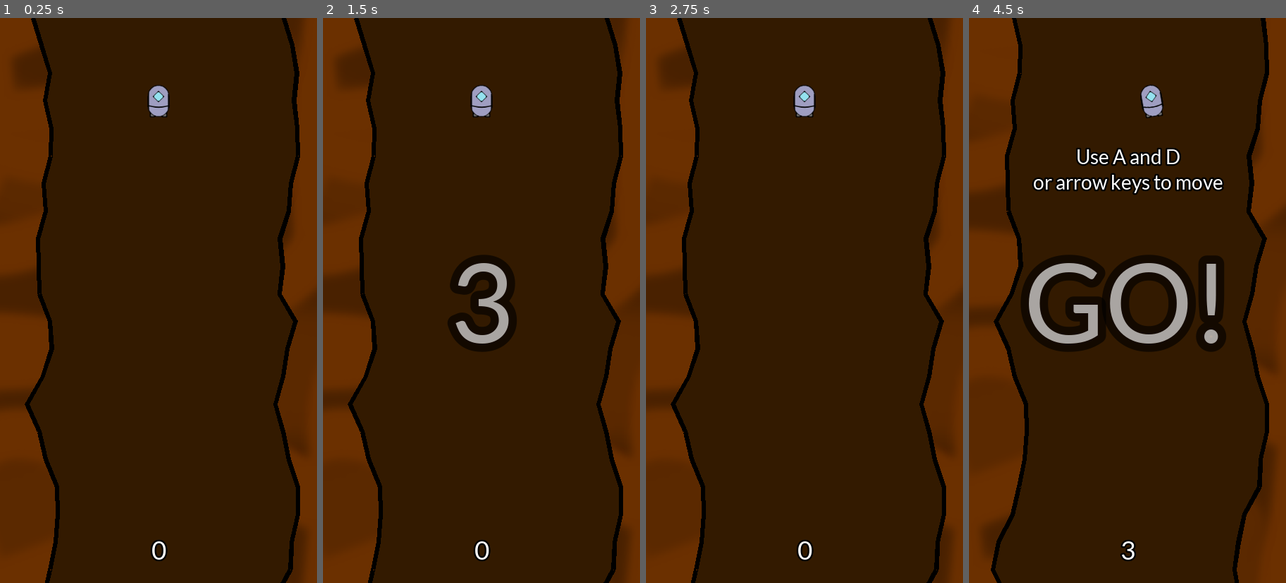
Above: before the commit, frames 1-4 (left to right).
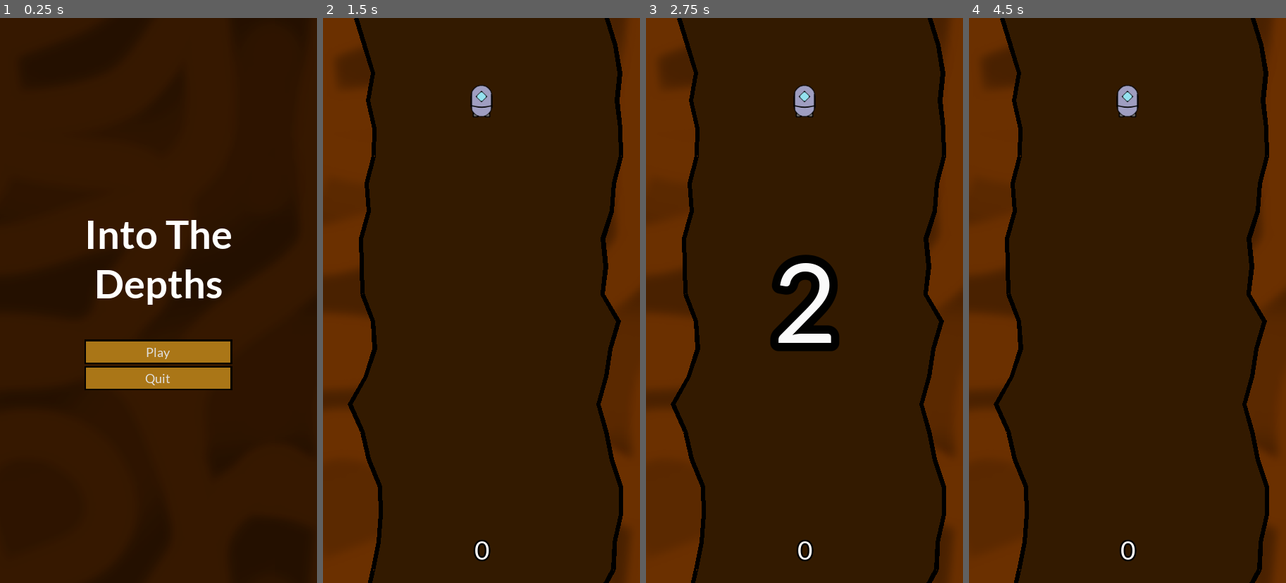
Above: after the commit, the same moments.

Repository: nisovin/IntoTheDepths
Game: Godot game, scene res://main/MainMenu.tscn
Two runs of this game, one before a commit and one after it. Both use one fixed random seed, a clock stepped at 60 frames per second and the inputs below. Before the commit the project starts from res://level/Level.tscn.
Inputs (mouse positions are in pixels of both pictures, inside the frame that each line leads up to):
- Up to frame 1 (0.25 s): no input
- Up to frame 2 (1.5 s): click (481, 351) at 0.5 s, where only the run after the commit has a clickable "Play"; tap Enter at 1.25 s; move the mouse to (551, 272) at 1.27 s; hold D (right) from 1.28 s (still down); hold Shift (fire) from 1.28 s (still down); click (551, 272) at 1.42 s
- Up to frame 3 (2.75 s): move the mouse to (741, 328) at 2.02 s; release D (right) at 2.03 s; release Shift (fire) at 2.03 s; hold A (left) from 2.03 s (still down); tap Space (slow) at 2.1 s
- Up to frame 4 (4.5 s): move the mouse to (1159, 176) at 2.77 s; release A (left) at 2.78 s; hold Shift (fire) 2.78-3.53 s; hold D (right) 2.78-4.28 s; move the mouse to (1111, 413) at 3.52 s; tap Space (slow) at 3.6 s; click (1111, 413) at 3.67 s; move the mouse to (1222, 385) at 4.27 s; hold A (left) from 4.28 s (still down); hold Shift (fire) from 4.28 s (still down)

The runs differ from the first frame. In frame 1, 31% of the frame differs, in the area x 0-100%, y 0-100%; in frame 2, 2.6%; in frame 3, 2.6%; in frame 4, 21%.

Commit message:
Final commit before submission

Diff:
--- a/project/level/Level.gd
+++ b/project/level/Level.gd
@@ -278,7 +278,7 @@
 		new_texture = TEXTURES[next_texture][1]
 		var new_color = TEXTURES[next_texture][2]
 		$Backdrop/Tween.remove_all()
-		$Backdrop/Tween.interpolate_property($Backdrop/ColorRect, "color", $Backdrop/ColorRect.color, new_color, 15, Tween.TRANS_LINEAR, Tween.EASE_IN, 5)
+		$Backdrop/Tween.interpolate_property($Backdrop/ColorRect, "color", $Backdrop/ColorRect.color, new_color, Game.TRANSITION_TIME, Tween.TRANS_LINEAR, Tween.EASE_IN, 5)
 		$Backdrop/Tween.start()
 		next_texture += 1
 		chunks_since_texture_change = 0
@@ -329,7 +329,7 @@
 	Game.first_run = false
 	Game.save_game()
 	yield(get_tree().create_timer(1.5), "timeout")
-	get_tree().change_scene("res://Shop.tscn")
+	get_tree().change_scene("res://main/Shop.tscn")
 
 
 func _on_SpeedUpTimer_timeout():
--- a/project/main/Game.gd
+++ b/project/main/Game.gd
@@ -6,7 +6,8 @@
 const CHUNK_MARGINS = 50
 const CHUNK_X_OFFSET = -(CHUNK_WIDTH - SCREEN_WIDTH) / 2
 const CHANGE_INTERVAL = 50
-const TRANSITION_CHUNKS = 20
+const TRANSITION_CHUNKS = 10
+const TRANSITION_TIME = 10
 const CENTER_CHANGE_VARIANCE = 25
 const WIDTH_NOISE_VARIANCE = 25
 const WIDTH_MIN = 100
@@ -143,3 +144,7 @@
 			a.stream = Sounds[sound]
 			a.play()
 			return
+
+func _unhandled_key_input(event):
+	if event.pressed and event.scancode == KEY_F11:
+		OS.window_fullscreen = not OS.window_fullscreen
--- a/project/project.godot
+++ b/project/project.godot
@@ -11,7 +11,7 @@
 [application]
 
 config/name="Into The Depths"
-run/main_scene="res://level/Level.tscn"
+run/main_scene="res://main/MainMenu.tscn"
 config/use_custom_user_dir=true
 config/custom_user_dir_name="IntoTheDepths"
 config/icon="res://icon.png"
@@ -30,7 +30,7 @@
 [input]
 
 left={
-"deadzone": 0.5,
+"deadzone": 0.25,
 "events": [ Object(InputEventKey,"resource_local_to_scene":false,"resource_name":"","device":0,"alt":false,"shift":false,"control":false,"meta":false,"command":false,"pressed":false,"scancode":65,"unicode":0,"echo":false,"script":null)
 , Object(InputEventKey,"resource_local_to_scene":false,"resource_name":"","device":0,"alt":false,"shift":false,"control":false,"meta":false,"command":false,"pressed":false,"scancode":16777231,"unicode":0,"echo":false,"script":null)
 , Object(InputEventJoypadMotion,"resource_local_to_scene":false,"resource_name":"","device":-1,"axis":0,"axis_value":-1.0,"script":null)
@@ -38,7 +38,7 @@
  ]
 }
 right={
-"deadzone": 0.5,
+"deadzone": 0.25,
 "events": [ Object(InputEventKey,"resource_local_to_scene":false,"resource_name":"","device":0,"alt":false,"shift":false,"control":false,"meta":false,"command":false,"pressed":false,"scancode":68,"unicode":0,"echo":false,"script":null)
 , Object(InputEventKey,"resource_local_to_scene":false,"resource_name":"","device":0,"alt":false,"shift":false,"control":false,"meta":false,"command":false,"pressed":false,"scancode":16777233,"unicode":0,"echo":false,"script":null)
 , Object(InputEventJoypadMotion,"resource_local_to_scene":false,"resource_name":"","device":-1,"axis":0,"axis_value":1.0,"script":null)
Not shown: 7 places in project/gui/theme.tres that only renumber resources
Not shown, added: cover.png
Not shown, added: cover2.png
